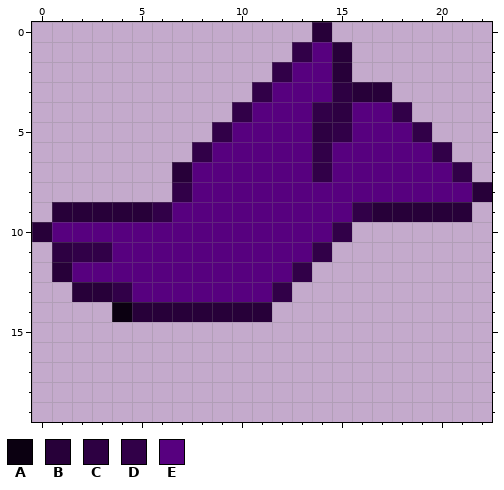
Two versions of one pixel-art sprite, floor/processor/images/Panto2019/Sky/pterodactyl_2.png. This is how it looked before the edit.
The file is 23x20 pixels. Pixels under 10% opacity are left out. Colours within 5 levels of each other are drawn and written as one.
Palette (. is transparent): A #0b0011  B #270039  C #2d0042  D #310048  E #57007f
And afterwards:
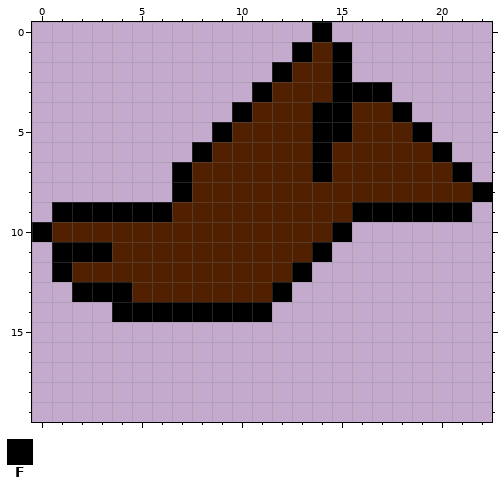
Colours new in this view: F #000000
Commit: Recolour pterodactyls
The exact change:
@@ palette @@
-E #57007f
+E #512000
@@ x 0..22 @@
- 0 ..............B........
- 1 .............DEB.......
- 2 ............DEEB.......
- 3 ...........DEEECBB.....
- 4 ..........DEEEDCEED....
- 5 .........DEEEECDEEED...
- 6 ........DEEEEEDEEEEED..
- 7 .......BEEEEEEDEEEEEED.
- 8 .......DEEEEEEEEEEEEEEB
- 9 .BBBBBDEEEEEEEEEDBBBBB.
-10 BEEEEEEEEEEEEEED.......
-11 .CDDEEEEEEEEEED........
-12 .BEEEEEEEEEEED.........
-13 ..BBDEEEEEEED..........
-14 ....ABBBBBBB...........
+ 0 ..............F........
+ 1 .............FEF.......
+ 2 ............FEEF.......
+ 3 ...........FEEEFFF.....
+ 4 ..........FEEEFFEEF....
+ 5 .........FEEEEFFEEEF...
+ 6 ........FEEEEEFEEEEEF..
+ 7 .......FEEEEEEFEEEEEEF.
+ 8 .......FEEEEEEEEEEEEEEF
+ 9 .FFFFFFEEEEEEEEEFFFFFF.
+10 FEEEEEEEEEEEEEEF.......
+11 .FFFEEEEEEEEEEF........
+12 .FEEEEEEEEEEEF.........
+13 ..FFFEEEEEEEF..........
+14 ....FFFFFFFF...........
 15 .......................
